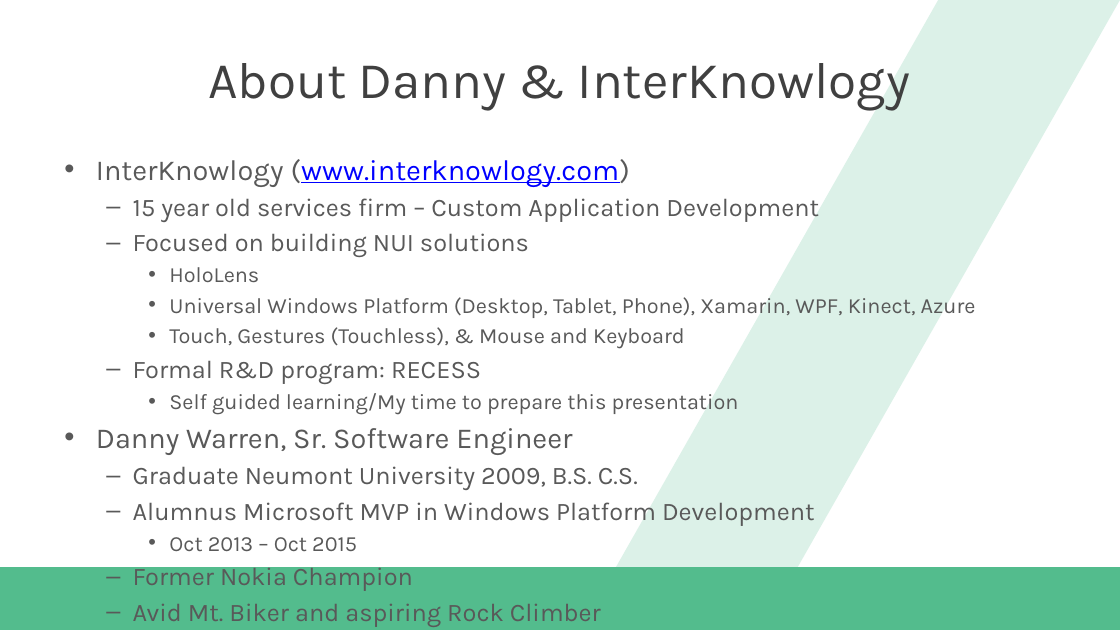
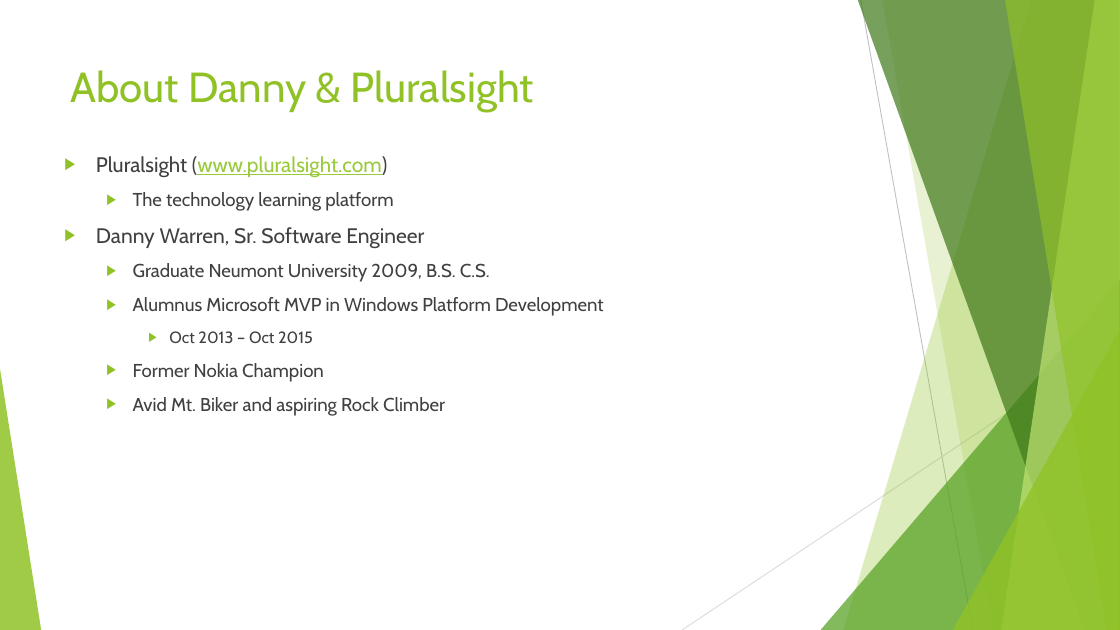
Before and after one commit to dannydwarren/FSharpXamarin, a slide deck: slide 2 of FSharpXamarin_Slides.pptx. Drawn at 1120x630 pixels with LibreOffice and Linux fonts; fonts in the diff are those of the drawing; background and template pictures are left out. Boxes give left, top, right and bottom in pixels: in the first picture for what was removed or moved away, otherwise in the second. Text is boxed around its words. In the diff, an @@ line names an element or a change of style, - is before the commit and + after.

```diff
--- a/FSharpXamarin_Slides.pptx
+++ b/FSharpXamarin_Slides.pptx
@@ parallelogram removed at (616, 0, 1120, 567) @@
@@ title "About Danny & Pluralsight" at (71, 70, 534, 112): vertical alignment middle to top @@
@@ title at (71, 70, 534, 112): text changed; size 44 to 36 pt; font Karla to Cabin; text colour #404040 to #90C226 @@
-About Danny & InterKnowlogy
+About Danny & Pluralsight
@@ text at (96, 156, 393, 211): text changed; size 18.6 to 18 pt; font Karla to Cabin; text colour #595959 to #404040 @@
-• InterKnowlogy (www.interknowlogy.com)
-  – 15 year old services firm – Custom Application Development
-  – Focused on building NUI solutions
-    • HoloLens
-    • Universal Windows Platform (Desktop, Tablet, Phone), Xamarin, WPF, Kinect, Azure
-    • Touch, Gestures (Touchless), & Mouse and Keyboard
-  – Formal R&D program: RECESS
-    • Self guided learning/My time to prepare this presentation
+▶ Pluralsight (www.pluralsight.com)
+  ▶ The technology learning platform
@@ text at (96, 227, 604, 416): size 24.8 to 18 pt in "Danny Warren, Sr. Software Engineer"; font Karla to Cabin, text colour #595959 to #404040 in "Danny Warren, Sr. Software Engineer", "Graduate Neumont University 2009, B.S. C.S.", "Alumnus Microsoft MVP in Windows Platform Development", "Oct 2013 – Oct 2015" and 2 more places; size 21.7 to 16 pt in "Graduate Neumont University 2009, B.S. C.S.", "Alumnus Microsoft MVP in Windows Platform Development", "Former Nokia Champion", "Avid Mt. Biker and aspiring Rock Climber"; size 18.6 to 14 pt in "Oct 2013 – Oct 2015"; bullet • to ▶; more space between paragraphs; bullet – to ▶ @@
@@ group added at (0, 0, 1120, 630): 5 freeform shapes, 3 triangles, 2 lines @@
@@ rectangle removed at (0, 567, 1120, 630) @@
```
Also in this commit, not shown: 19 other slides changed, 2 other files.
